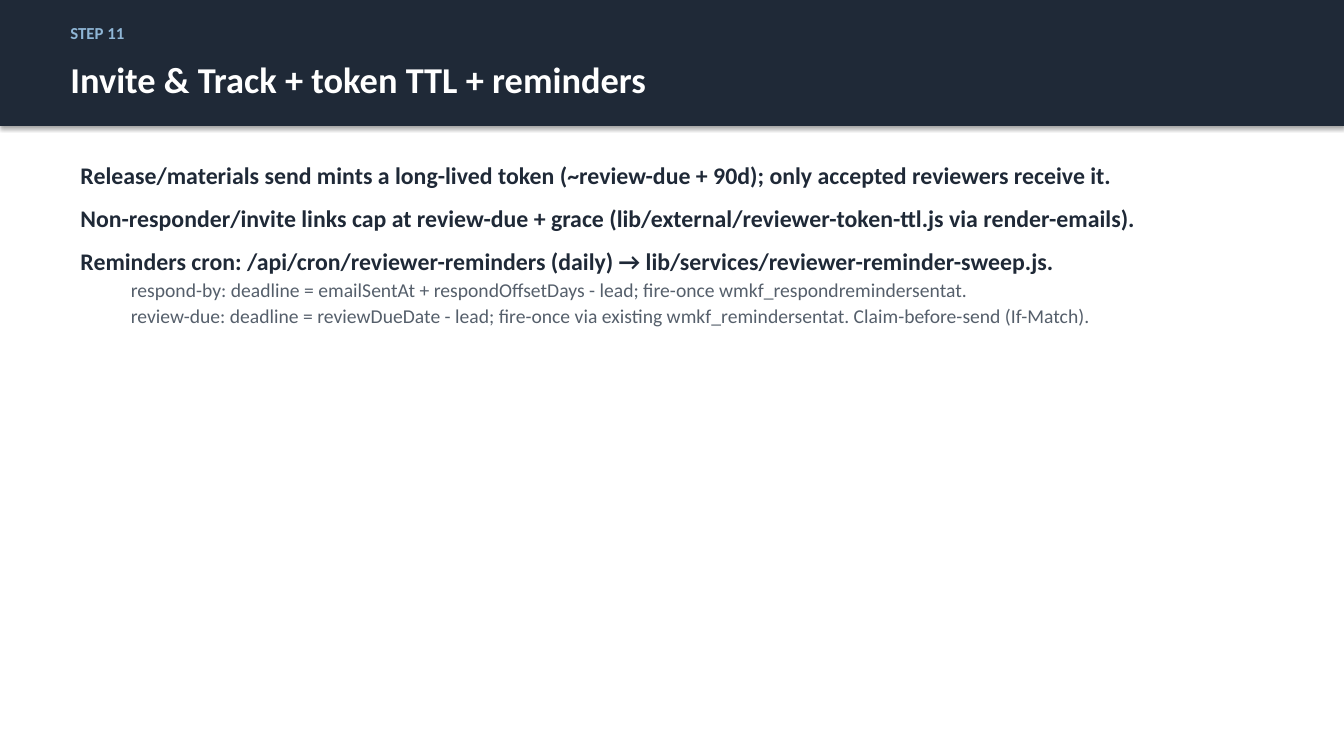
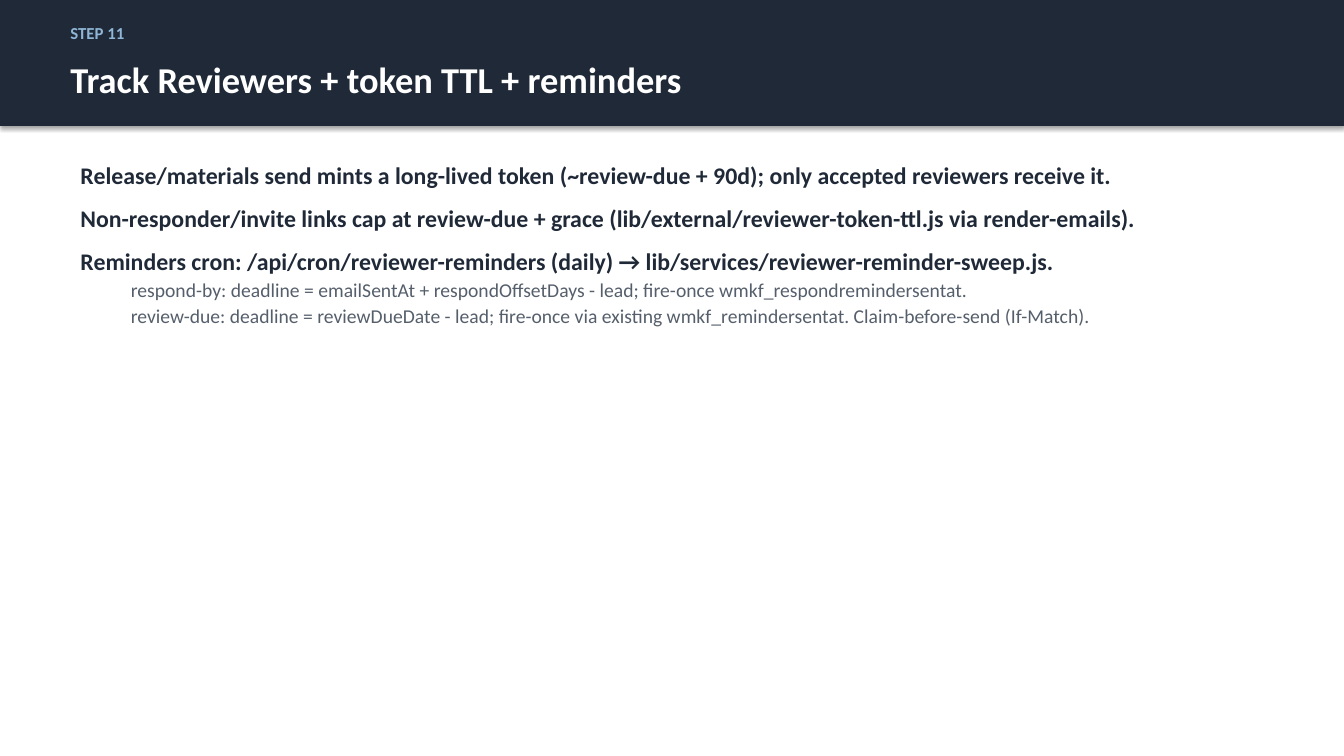
Before and after one commit to justingallivan/wmkf-research-apps, a slide deck: slide 22 of docs/onboarding/Workbench_Onboarding_Technical.pptx. Drawn at 1344x756 pixels with LibreOffice and Linux fonts; fonts in the diff are those of the drawing. Boxes give left, top, right and bottom in pixels: in the first picture for what was removed or moved away, otherwise in the second. Text is boxed around its words. In the diff, an @@ line names an element or a change of style, - is before the commit and + after.

```diff
--- a/docs/onboarding/Workbench_Onboarding_Technical.pptx
+++ b/docs/onboarding/Workbench_Onboarding_Technical.pptx
@@ text at bbox=[70, 67, 682, 94]: text changed @@
-Invite & Track + token TTL + reminders
+Track Reviewers + token TTL + reminders
```
Also in this commit, not shown: 6 other slides changed, 3 other files.
